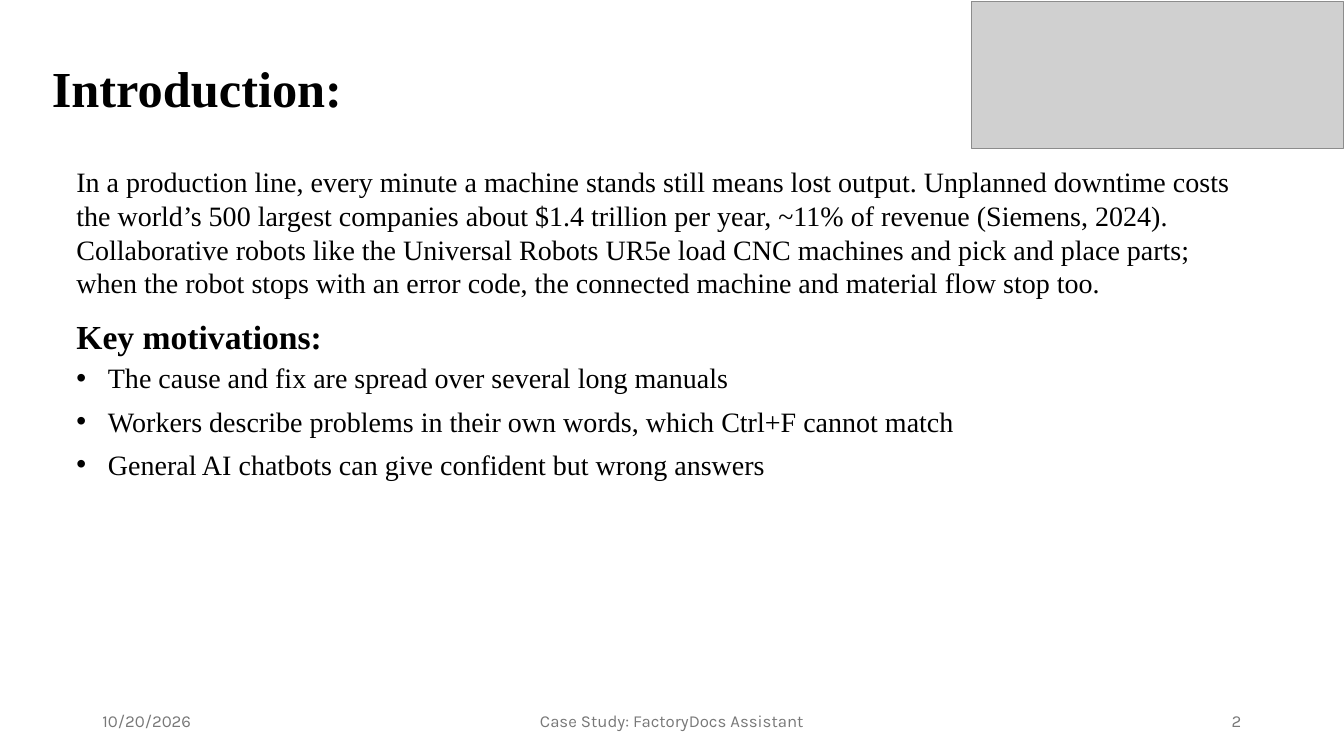
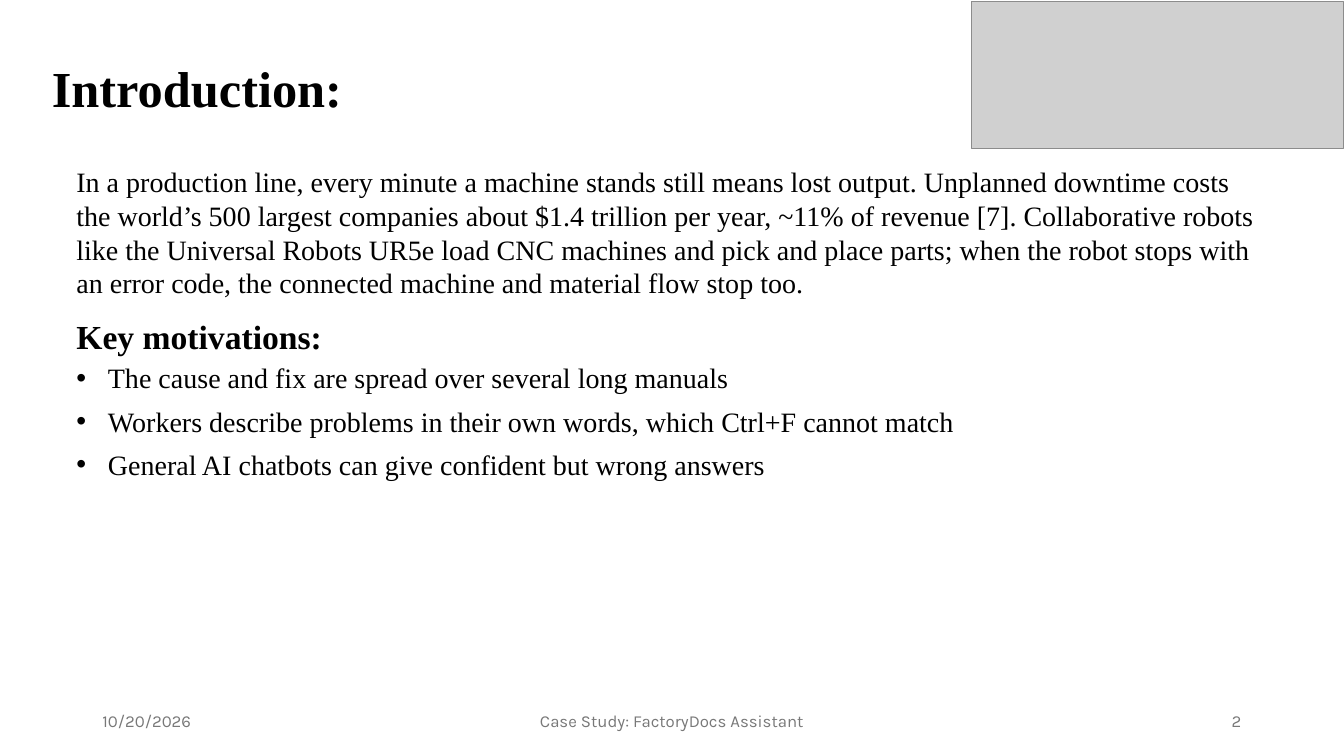
Before and after one commit to Shilpa-Golla/FactoryDocs-Assistant-A-Retrieval-Augmented-Chatbot-for-Production-and-Logistics-Manuals, a slide deck: slide 2 of FactoryDocs_Concept_Presentation.pptx. Drawn at 1344x756 pixels with LibreOffice and Linux fonts; fonts in the diff are those of the drawing; grey boxes stand for pictures. Boxes give left, top, right and bottom in pixels: in the first picture for what was removed or moved away, otherwise in the second. Text is boxed around its words. In the diff, an @@ line names an element or a change of style, - is before the commit and + after.

Commit message:
Update presentation

```diff
--- a/FactoryDocs_Concept_Presentation.pptx
+++ b/FactoryDocs_Concept_Presentation.pptx
@@ text at <box>76,172,1253,299</box>: text changed @@
-In a production line, every minute a machine stands still means lost output. Unplanned downtime costs the world’s 500 largest companies about $1.4 trillion per year, ~11% of revenue (Siemens, 2024). Collaborative robots like the Universal Robots UR5e load CNC machines and pick and place parts; when the robot stops with an error code, the connected machine and material flow stop too.
+In a production line, every minute a machine stands still means lost output. Unplanned downtime costs the world’s 500 largest companies about $1.4 trillion per year, ~11% of revenue [7]. Collaborative robots like the Universal Robots UR5e load CNC machines and pick and place parts; when the robot stops with an error code, the connected machine and material flow stop too.
```
Also in this commit, not shown: 2 other slides changed.
